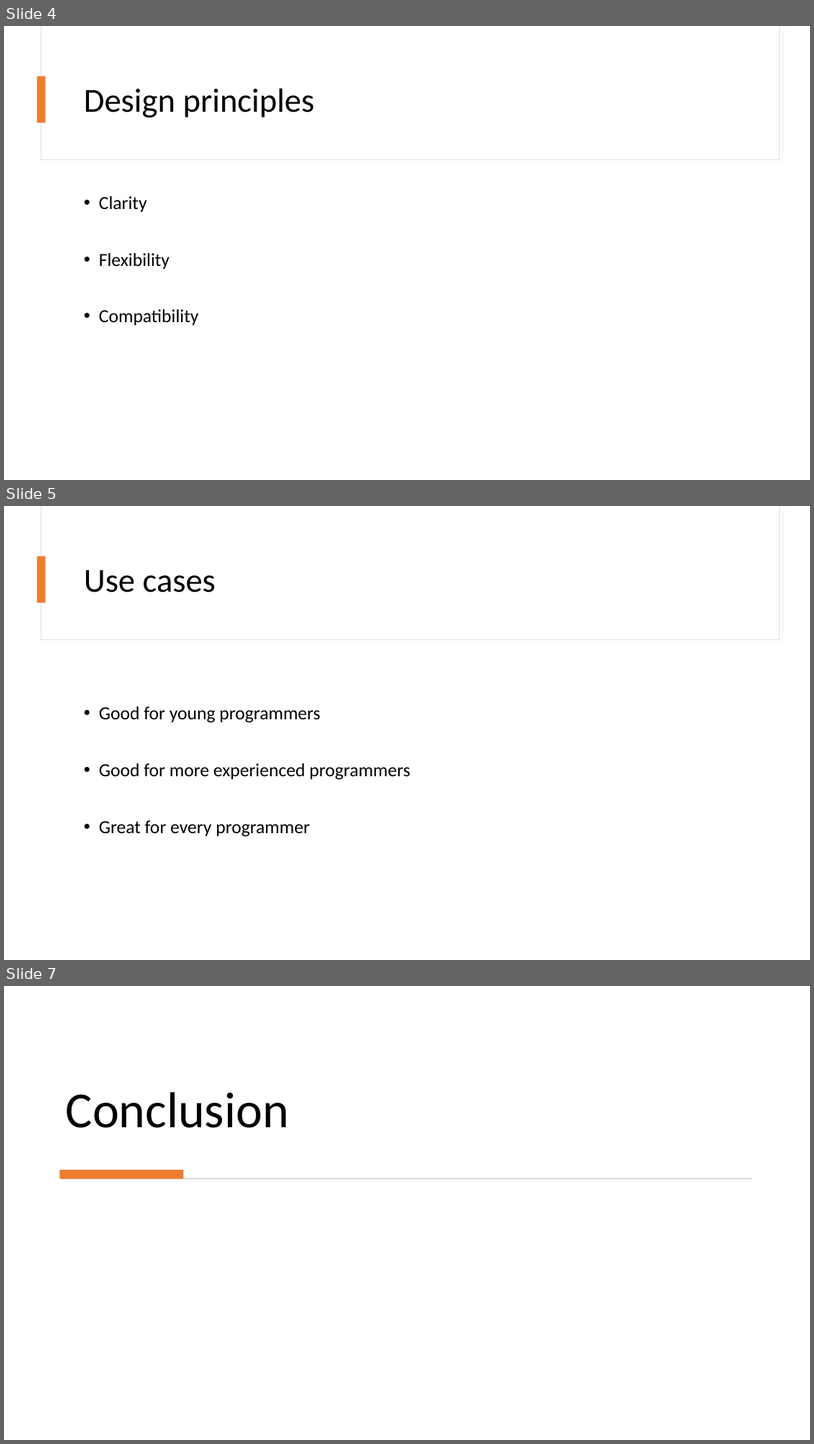
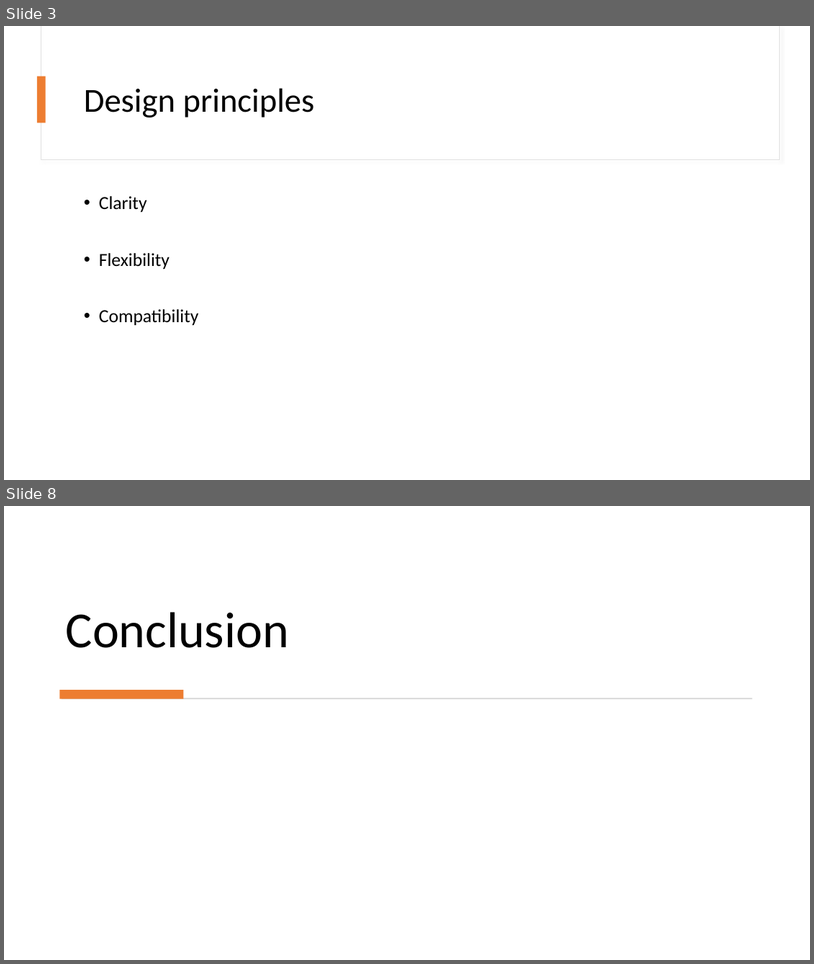
Before and after one commit to GiovanniRaso/D-Language, a slide deck: docs/D-Language.pptx. Shown one above the other, each under a label of ours: slides 4, 5 and 7 before the commit, slides 3 and 8 after it; the slides between them are not shown. The pictures are 814x1444 and 814x964 pixels, drawn with LibreOffice and Linux fonts; fonts in the diff are those of the drawing. Boxes give left, top, right and bottom in pixels: in the first picture for what was removed or moved away, otherwise in the second. Text is boxed around its words. In the diff, an @@ line names an element or a change of style, - is before the commit and + after.

```diff
--- a/docs/D-Language.pptx
+++ b/docs/D-Language.pptx
@@ slide 5 removed at [4, 506, 810, 960], background #FFFFFF @@
@@ rectangle removed at [41, 506, 779, 640] @@
@@ rectangle removed at [41, 506, 779, 639] @@
@@ rectangle removed at [37, 556, 46, 602] @@
@@ title removed at [84, 570, 216, 592] @@
-Use cases
@@ text removed at [99, 706, 410, 836] @@
-• Good for young programmers
-• Good for more experienced programmers
-• Great for every programmer
@@ what was slide 4 is now slide 3 @@
@@ what was slide 7 is now slide 8 @@
```
Also in this commit, not shown: 4 slides added, 2 other slides removed.
